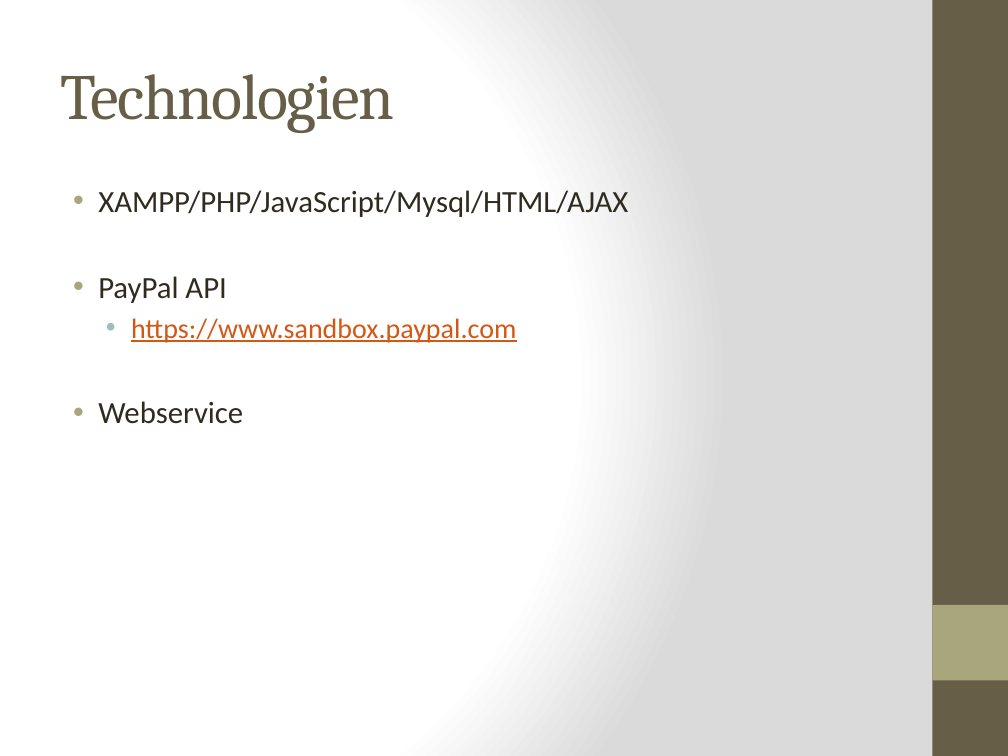
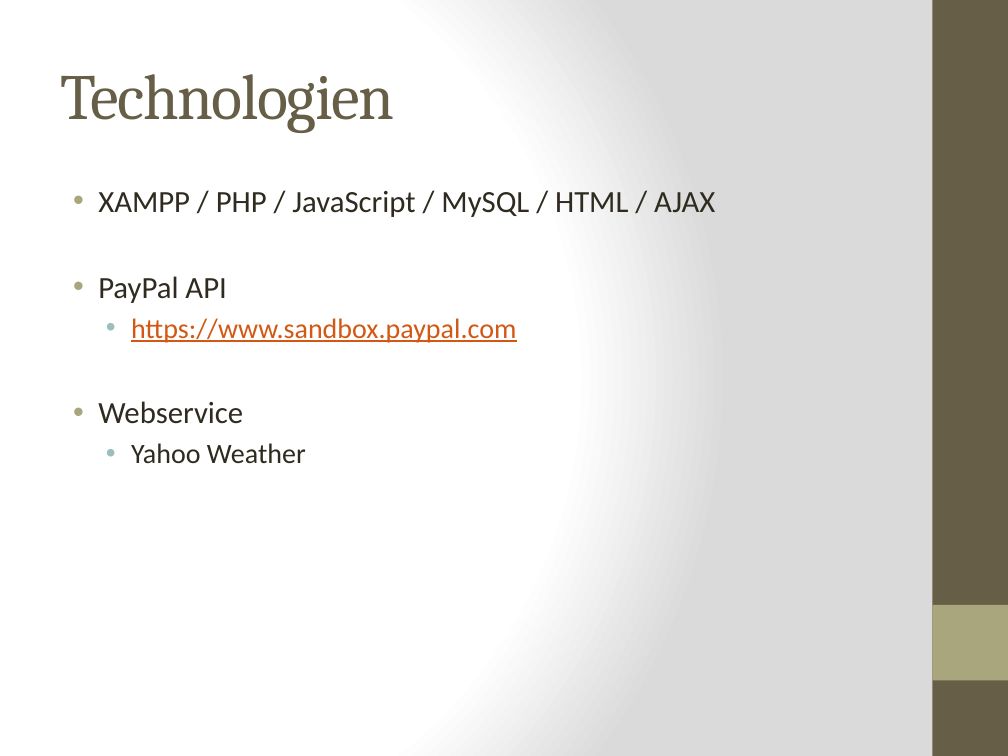
Before and after one commit to kochm8/ch.bfh.bti7054.w2014.p.beerwebshop, a slide deck: slide 4 of doc/Präsentation.pptx. Drawn at 1008x756 pixels with LibreOffice and Linux fonts; fonts in the diff are those of the drawing. Boxes give left, top, right and bottom in pixels: in the first picture for what was removed or moved away, otherwise in the second. Text is boxed around its words. In the diff, an @@ line names an element or a change of style, - is before the commit and + after.

```diff
--- a/doc/Präsentation.pptx
+++ b/doc/Präsentation.pptx
@@ text at <box>98,191,715,217</box>: text changed @@
-• XAMPP/PHP/JavaScript/Mysql/HTML/AJAX
+• XAMPP / PHP / JavaScript / MySQL / HTML / AJAX
@@ text at <box>131,443,306,463</box>: paragraph added @@
+  • Yahoo Weather
```
Also in this commit, not shown: 3 other slides changed, 4 other files.
